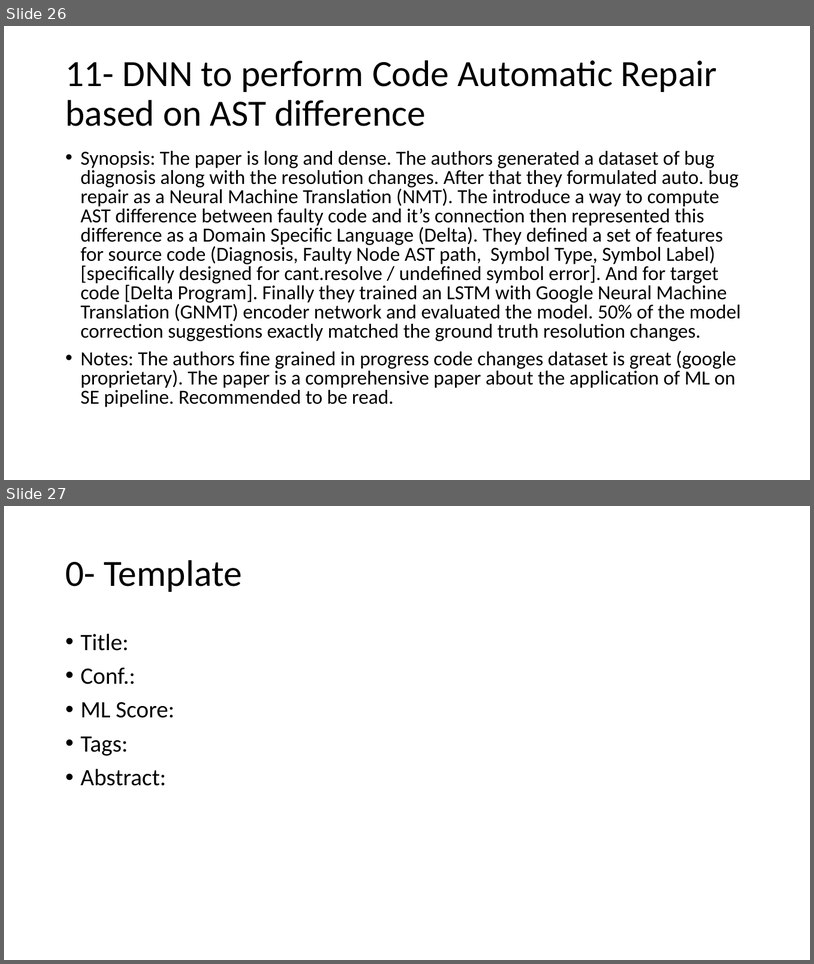
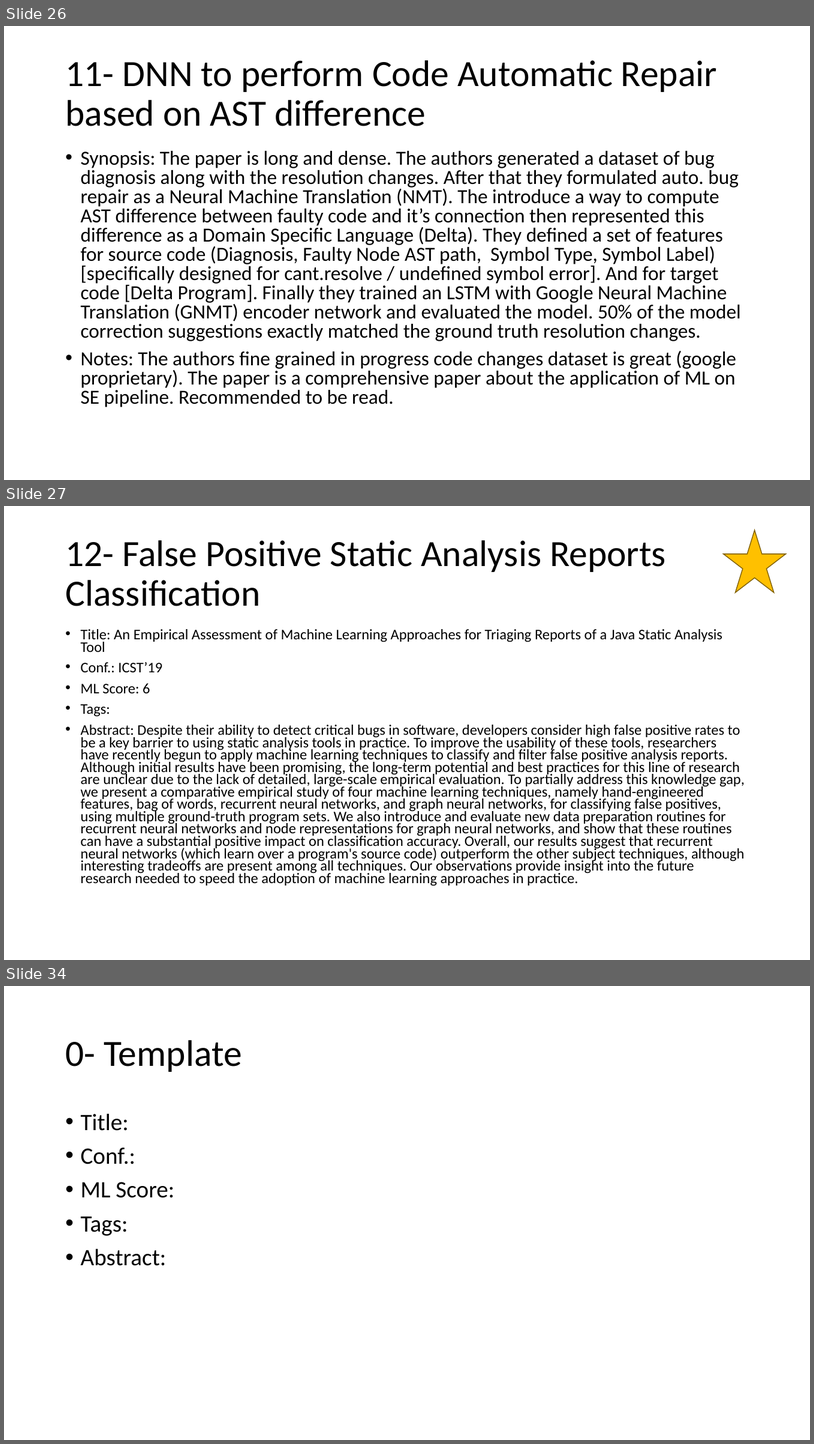
Before and after one commit to AhmadM-DL/SEML, a slide deck: SEML.pptx. Shown one above the other, each under a label of ours: slides 26 and 27 before the commit, slides 26, 27 and 34 after it; the slides between them are not shown. The pictures are 814x964 and 814x1444 pixels, drawn with LibreOffice and Linux fonts; fonts in the diff are those of the drawing. Boxes give left, top, right and bottom in pixels: in the first picture for what was removed or moved away, otherwise in the second. Text is boxed around its words. In the diff, an @@ line names an element or a change of style, - is before the commit and + after.

```diff
--- a/SEML.pptx
+++ b/SEML.pptx
@@ slide 27 added at [4, 506, 810, 960], background #FFFFFF @@
@@ title added at [65, 540, 666, 606], 44 pt, text #000000 @@
+12- False Positive Static Analysis Reports Classification
@@ star added at [724, 530, 786, 592], fill #FFC000, outline #806000 1 pt @@
@@ text added at [81, 629, 745, 886], 17.5 pt, text #000000 @@
+• Title: An Empirical Assessment of Machine Learning Approaches for Triaging Reports of a Java Static Analysis Tool
+• Conf.: ICST’19
+• ML Score: 6
+• Tags:
+• Abstract: Despite their ability to detect critical bugs in software, developers consider high false positive rates to be a key barrier to using static analysis tools in practice. To improve the usability of these tools, researchers have recently begun to apply machine learning techniques to classify and filter false positive analysis reports. Although initial results have been promising, the long-term potential and best practices for this line of research are unclear due to the lack of detailed, large-scale empirical evaluation. To partially address this knowledge gap, we present a comparative empirical study of four machine learning techniques, namely hand-engineered features, bag of words, recurrent neural networks, and graph neural networks, for classifying false positives, using multiple ground-truth program sets. We also introduce and evaluate new data preparation routines for recurrent neural networks and node representations for graph neural networks, and show that these routines can have a substantial positive impact on classification accuracy. Overall, our results suggest that recurrent neural networks (which learn over a program's source code) outperform the other subject techniques, although interesting tradeoffs are present among all techniques. Our observations provide insight into the future research needed to speed the adoption of machine learning approaches in practice.
@@ what was slide 27 is now slide 34 @@
```
Also in this commit, not shown: 6 other slides added, 1 other file.
